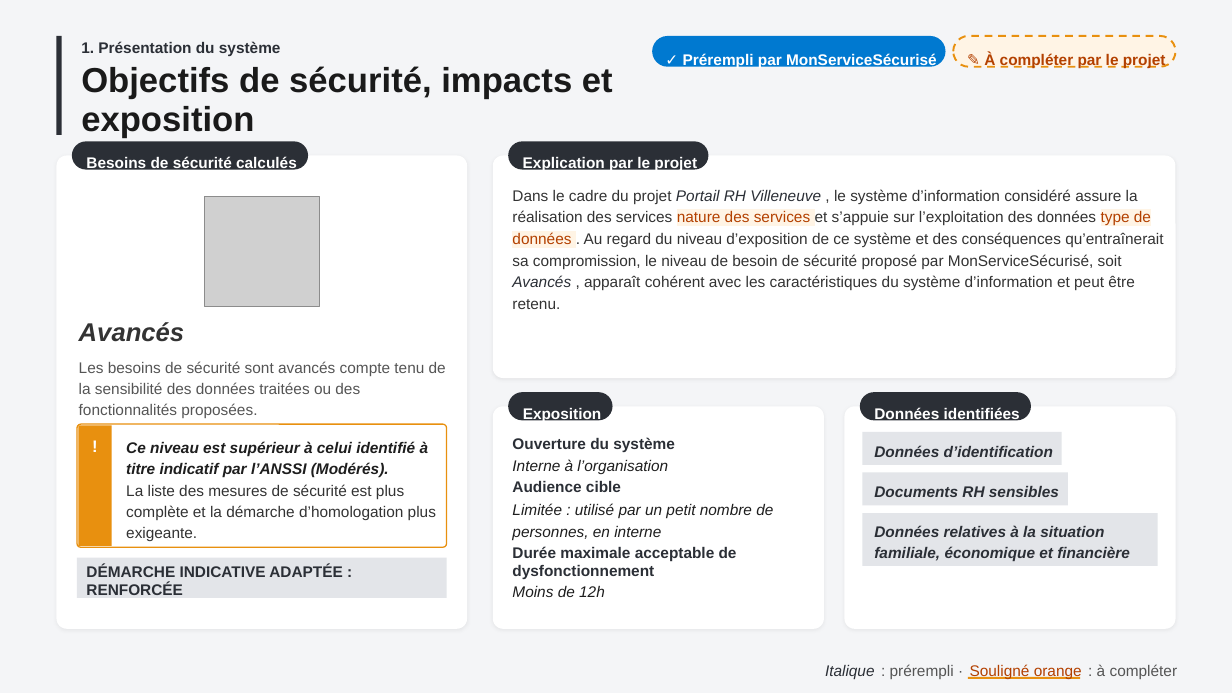
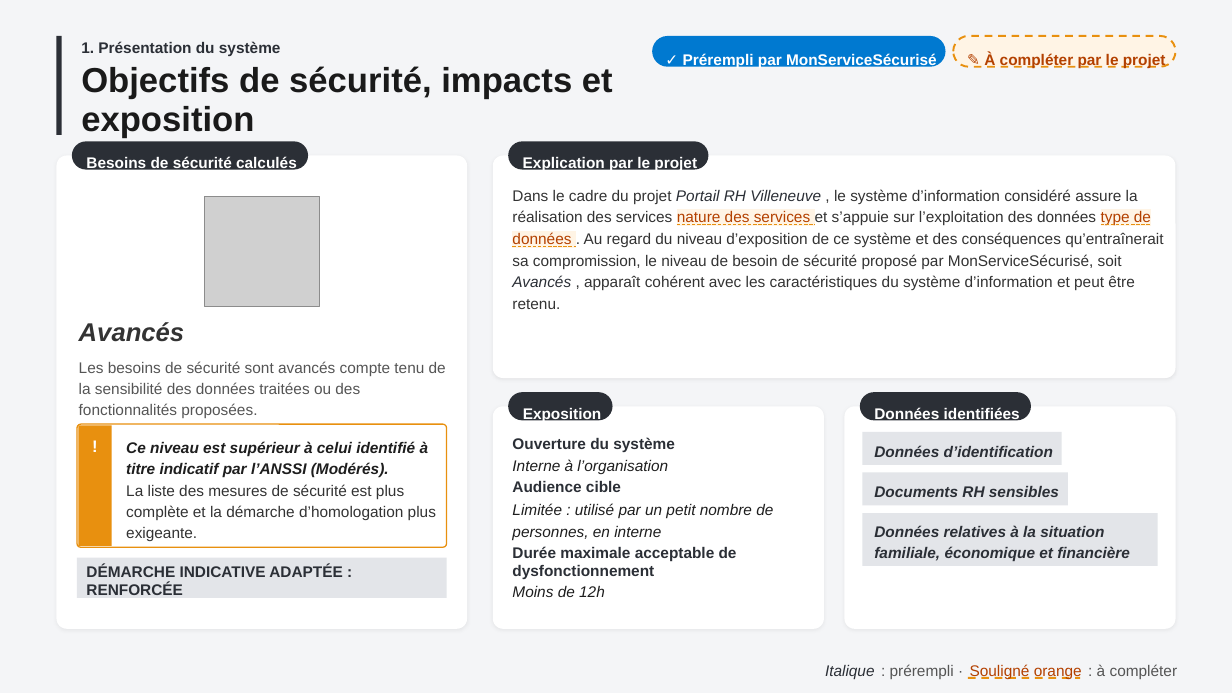
Before and after one commit to betagouv/mon-service-securise, a slide deck: slide 8 of src/vuesPowerpoint/supportCommissionHomologation.pptx. Drawn at 1232x693 pixels with LibreOffice and Linux fonts; fonts in the diff are those of the drawing; grey boxes stand for pictures. Boxes give left, top, right and bottom in pixels: in the first picture for what was removed or moved away, otherwise in the second. Text is boxed around its words. In the diff, an @@ line names an element or a change of style, - is before the commit and + after.

```diff
--- a/src/vuesPowerpoint/supportCommissionHomologation.pptx
+++ b/src/vuesPowerpoint/supportCommissionHomologation.pptx
@@ text "Dans le cadre du projet ..." at <box>512,189,1163,309</box>: underline on in "nature des services type de données" @@
@@ rectangle removed at <box>968,677,1080,679</box> @@
@@ line added from (968, 678) to (1080, 678), #E8900F 2.25 pt dashed @@
```
Also in this commit, not shown: 21 other slides changed.
